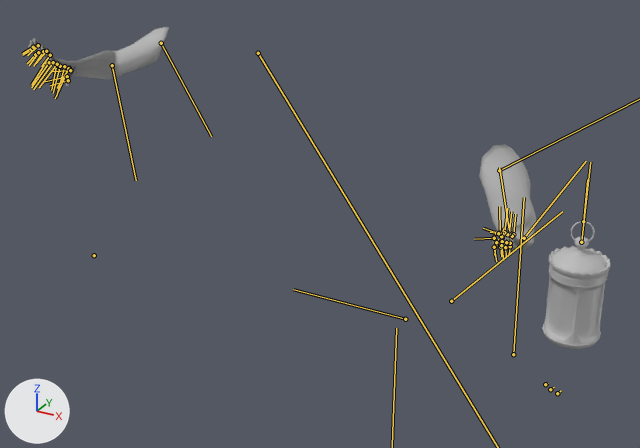
What one commit did to the FBX model Assets/#Personal/Felix Animation/Felix Animation clips/Player_Throw_Ani.fbx.
Both versions are drawn from a camera (50 mm lens) standing at (0.131, -0.306, 0.294) and looking at (-0.013, -0.045, 0.164). Arrows for +X, +Y and +Z are at lower left; the lights stay in place. Both versions are drawn at frame 312 of the action 'Player_Throw_Ani'; the numbers are the values there. The bones that bend it are drawn over the model as lines.

In view in the first picture: 'FP_arms_low', 'lantern_body_low'.
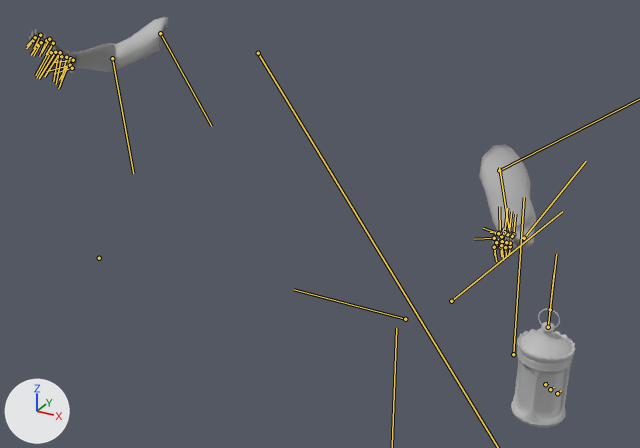
The edits, one by one:
Bone 'R_shoulder_joint' (bone_r_shoulder_joint) moves from (1.99, 5.47, -0.59) to (1.95, 5.52, -0.55).
Bone 'R_shoulder_joint' (bone_r_shoulder_joint) turns from (-73, 15, -171) to (103, 163, 1) degrees about its own x, y and z.
Bone 'R_elbow_joint' (bone_r_elbow_joint) turns from (0, -26, 10) to (0, -35, 13) degrees about its own x, y and z.
Bone 'R_wrist_joint' (bone_r_wrist_joint) turns from (37, -9, 17) to (30, -10, 19) degrees about its own x, y and z.
Bone 'R_middle4_joint' (bone_r_middle4_joint) turns from (0, 0, 7) to (0, 0, -1) degrees about its own x, y and z.
Bone 'Lantern_handle_joint' (bone_lantern_handle_joint) moves from (0.72, 3.56, -0.33) to (0.0, 0.0, 0.0).
Bone 'Lantern_handle_joint' (bone_lantern_handle_joint) turns from (-8, 18, 1) to (0, 0, 0) degrees about its own x, y and z.
Bone 'Lantern_body_joint' (bone_lantern_body_joint) turns from (9, 0, 0) to (0, 0, 0) degrees about its own x, y and z.

Pixel boxes (x1, y1, x2, y2) of what changed, in the pictures (640 x 448 px):
'lantern_body_low', posed (7% narrower): before (542, 237, 611, 349); after (511, 322, 575, 428)
'FP_arms_low', posed: before (28, 27, 536, 250); after (29, 17, 536, 250)
'lantern_ring_low', posed (8% narrower): before (571, 221, 595, 241); after (538, 309, 560, 328)
bone 'R_shoulder_joint', root to tip: before (161, 43) to (211, 136); after (160, 33) to (211, 126)
bone 'R_elbow_joint', root to tip: before (112, 65) to (136, 180); after (112, 58) to (133, 173)
bone 'R_wrist_joint', root to tip: before (69, 68) to (57, 88); after (70, 59) to (59, 80)
bone 'R_middle4_joint', root to tip: before (38, 45) to (27, 55); after (40, 35) to (33, 48)
bone 'Lantern_handle_joint', root to tip: before (583, 221) to (587, 179); after (550, 309) to (554, 272)
bone 'Lantern_body_joint', root to tip: before (581, 242) to (590, 162); after (548, 327) to (556, 254)
